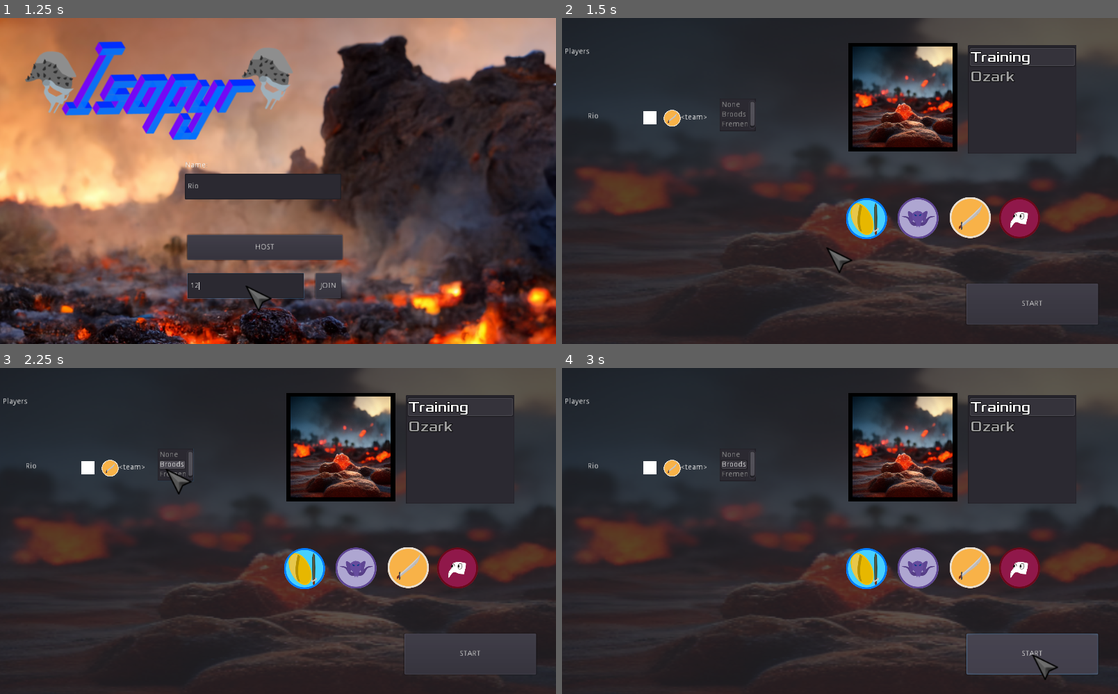
Above: before the commit, frames 1-4 (two rows, left to right).
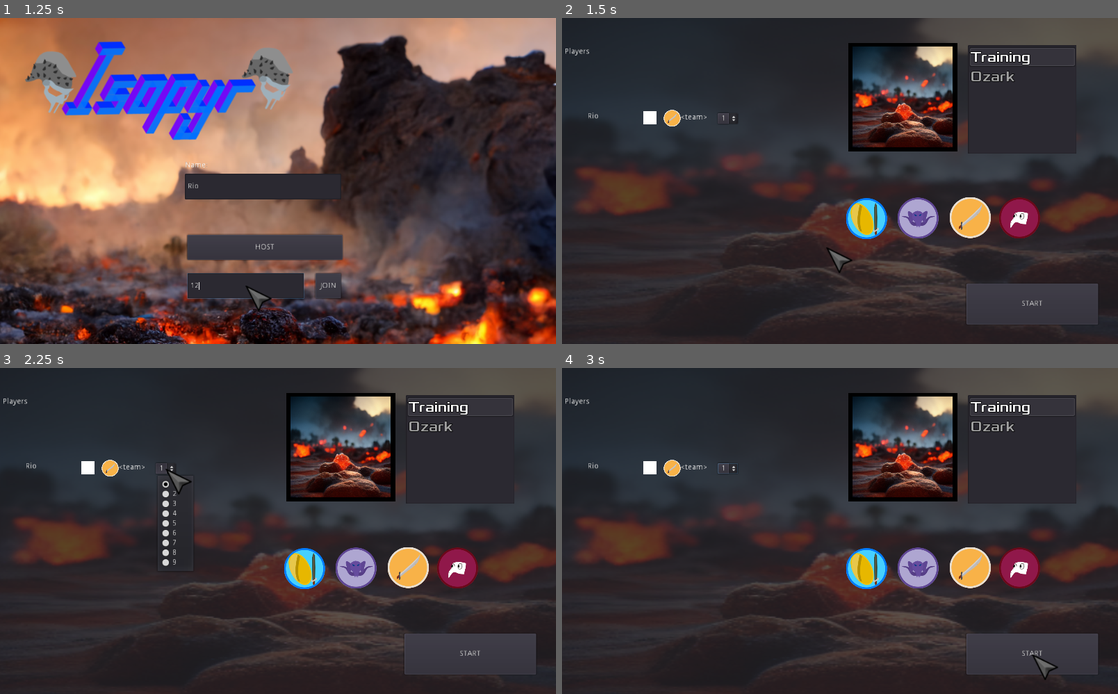
Above: after the commit, the same moments.

Repository: pjheden/isopyr
Game: Godot game, scene res://Start.tscn
The game is run twice, just before and just after one commit, with the same random seed, the same clock (stepped at 60 frames per second) and the same inputs.
Inputs (mouse positions are in pixels of both pictures, inside the frame that each line leads up to):
- Up to frame 1 (1.25 s): click (244, 285) at 0.52 s; type "12" at 0.6 s
- Up to frame 2 (1.5 s): click "HOST" at 1.25 s
- Up to frame 3 (2.25 s): click (166, 469) at 2 s, where only the run after the commit has a clickable "1"
- Up to frame 4 (3 s): click "START" at 2.75 s

Frame 1 is identical in both runs. In frame 2, 0.2% of the frame differs, in the area x 28-35%, y 25-35%; in frame 3, 0.7%, in the area x 28-35%, y 24-61%; in frame 4, 0.3%.
Error before the commit: Assertion failed. (res://autoloads/Network.gd:164)

Commit message:
REF FFA, use 9 teams instead

Diff:
--- a/autoloads/Game.gd
+++ b/autoloads/Game.gd
@@ -60,20 +60,10 @@
 
 func spawn_players(world, spawn_points) -> void:
 	# Get spawns
-	var none_spawns_node = world.get_node("Spawns/0")
-	var brood_spawns_node = world.get_node("Spawns/1")
-	var fremen_spawns_node = world.get_node("Spawns/2")
+	var spawns_node = world.get_node("Spawns")
+
 	for p_id in spawn_points:
-		var spawn_pos
-		if player_info[p_id]["team"] == Global.Team.BROODS:
-			spawn_pos = brood_spawns_node.get_child(spawn_points[p_id]).global_position
-		elif player_info[p_id]["team"] == Global.Team.FREMEN:
-			spawn_pos = fremen_spawns_node.get_child(spawn_points[p_id]).global_position
-			spawn_pos = brood_spawns_node.get_child(spawn_points[p_id]).global_position
-		elif player_info[p_id]["team"] == Global.Team.NONE:
-			spawn_pos = none_spawns_node.get_child(spawn_points[p_id]).global_position
-		else:
-			push_error("invalid spawn setup, player had team %s" % player_info[p_id]["team"])
+		var spawn_pos = spawns_node.get_child(spawn_points[p_id]).global_position
 		var player = character_scene(player_info[p_id]["hero"]).instance()
 		player.set_name(str(p_id))
 		player.set_team(player_info[p_id]["team"])
--- a/autoloads/Global.gd
+++ b/autoloads/Global.gd
@@ -6,7 +6,7 @@
 
 # Enums
 enum Hero {MAXIMUS, BEDUIN, GOOLOCK, PLAGUEDOCTOR}
-enum Team {NONE, BROODS, FREMEN}
+enum Team {NONE, TEAM1, TEAM2, TEAM3, TEAM4, TEAM5, TEAM6, TEAM7, TEAM8, TEAM9}
 
 # Utils methods
 func get_hero_icon(hero: int) -> Texture:
@@ -62,19 +62,11 @@
 	var players = get_node("/root/world/YSort/Players").get_children()
 	var players_on_other_team = []
 
-	if skip_team == Global.Team.NONE:
-		# Get all players except ourself
-		for player in players:
-			if player.is_network_master():
-				continue
+	for player in players:
+		if not "team" in player:
 			players_on_other_team.push_back(player)
-
-	else:
-		for player in players:
-			if not "team" in player:
-				players_on_other_team.push_back(player)
-			elif player.team != skip_team:
-				players_on_other_team.push_back(player)
+		elif player.team != skip_team:
+			players_on_other_team.push_back(player)
 
 	# if there are no players, get closest wall / statue
 	if players_on_other_team.empty():
--- a/autoloads/Network.gd
+++ b/autoloads/Network.gd
@@ -61,12 +61,12 @@
 	var colors = [Color8(0,0,0), Color8(255,255,255), Color8(255,0,0), Color8(0,255,0), Color8(0,0,255)]
 	d["color"] = colors[randi() % colors.size()]
 	d["hero"] = Global.Hero.PLAGUEDOCTOR
-	d["team"] = Global.Team.BROODS
+	d["team"] = Global.Team.TEAM1
 
 	# TMP for easier debugging
 	if get_tree().get_network_unique_id() != 1:
 		d["hero"] = Global.Hero.BEDUIN
-		d["team"] = Global.Team.FREMEN
+		d["team"] = Global.Team.TEAM2
 	return d
 
 func _player_connected(id):
@@ -166,21 +166,17 @@
 	# create dict determining each players spawn point
 	# player_id: spawn point index
 	var spawn_points = {}
-	var spawn_points_broods_index = 0
-	var spawn_points_fremen_index = 0
-	var spawn_points_none_index = 0
+
+	# Create list of indexes for each team
+#	var spawn_points_indexes = []
+#	for team in Global.Team:
+#		spawn_points_indexes.append(0)
+
 	for p in players_info:
-		if players_info[p]["team"] == Global.Team.BROODS:
-			spawn_points[p] = spawn_points_broods_index
-			spawn_points_broods_index += 1
-		elif players_info[p]["team"] == Global.Team.FREMEN:
-			spawn_points[p] = spawn_points_fremen_index
-			spawn_points_fremen_index += 1
-		elif players_info[p]["team"] == Global.Team.NONE:
-			spawn_points[p] = spawn_points_none_index
-			spawn_points_none_index += 1
-		else:
-			push_error("invalid spawn setup, player had team %s" % players_info[p]["team"])
+		var player_team_index = players_info[p]["team"]
+		spawn_points[p] = player_team_index
+		#spawn_points_indexes[player_team_index] += 1
+
 	# Call to pre-start game with the spawn points.
 	# TODO: try rpc instead to broadcst to everyone at once?
 	for p in players_info:
@@ -210,9 +206,6 @@
 ## change_team changes the selected team to {team} for player {p_id}
 remotesync func change_team(p_id: int, team: int) -> void:
 	players_info[p_id]["team"] = team
-	var name = "LobbyPlayer-" + players_info[p_id]["name"]
-	var pu = get_node("/root/Server_browser/Lobby/Players/" + name)
-	pu.set_team(team)
 
 func broadcast_map_change(map_name: String) -> void:
 	print("broadcasting map change %s" % map_name)
--- a/scenes/characters/enemy/SimpleEnemy.gd
+++ b/scenes/characters/enemy/SimpleEnemy.gd
@@ -28,7 +28,7 @@
 	return player_rotation
 
 func _on_Hitbox_mouse_entered():
-	if team != Global.Team.NONE and team == Global.player_master.get_team():
+	if team == Global.player_master.get_team():
 		Mouse.play_friendly(self)
 	else:
 		Mouse.play_danger(self)
--- a/scenes/characters/player/Player.gd
+++ b/scenes/characters/player/Player.gd
@@ -140,7 +140,7 @@
 		rset("puppet_hp", hp)
 
 func _on_Hitbox_mouse_entered():
-	if is_network_master() or (team != Global.Team.NONE and team == Global.player_master.get_team()):
+	if team == Global.player_master.get_team():
 		Mouse.play_friendly(self)
 	else:
 		Mouse.play_danger(self)
@@ -156,11 +156,11 @@
 		var p = area.get_parent()
 		if not p.has_method("get_team"):
 			return
-		if self.team != Global.Team.NONE and self.team == p.get_team():
+		if self.team == p.get_team():
 			return
 		# If the player and area are have same network master we ignore (no self-harm)
-		if get_network_master() == area.get_network_master():
-			return
+#		if get_network_master() == area.get_network_master():
+#			return
 		#hit_by_damager(p.damage)
 		rpc("hit_by_damager", p.damage)
 
--- a/scenes/levels/Ozark.tscn
+++ b/scenes/levels/Ozark.tscn
@@ -84,47 +84,32 @@
 
 [node name="Spawns" type="Node" parent="."]
 
-[node name="0" type="Node" parent="Spawns"]
+[node name="Position2D" type="Position2D" parent="Spawns"]
+position = Vector2( -1202, -678 )
 
-[node name="Position2D" type="Position2D" parent="Spawns/0"]
-position = Vector2( -561, -169 )
+[node name="Position2D2" type="Position2D" parent="Spawns"]
+position = Vector2( 956, 420 )
 
-[node name="Position2D2" type="Position2D" parent="Spawns/0"]
-position = Vector2( -228, -340 )
+[node name="Position2D3" type="Position2D" parent="Spawns"]
+position = Vector2( -402, -36 )
 
-[node name="Position2D3" type="Position2D" parent="Spawns/0"]
-position = Vector2( 139, -170 )
+[node name="Position2D4" type="Position2D" parent="Spawns"]
+position = Vector2( 12, -310 )
 
-[node name="Position2D4" type="Position2D" parent="Spawns/0"]
-position = Vector2( -167, 18 )
+[node name="Position2D5" type="Position2D" parent="Spawns"]
+position = Vector2( -416, -444 )
 
-[node name="1" type="Node" parent="Spawns"]
+[node name="Position2D6" type="Position2D" parent="Spawns"]
+position = Vector2( -2, 118 )
 
-[node name="Position2D" type="Position2D" parent="Spawns/1"]
-position = Vector2( -1327, -591 )
+[node name="Position2D7" type="Position2D" parent="Spawns"]
+position = Vector2( 710, 110 )
 
-[node name="Position2D2" type="Position2D" parent="Spawns/1"]
-position = Vector2( -1232, -638 )
+[node name="Position2D8" type="Position2D" parent="Spawns"]
+position = Vector2( -1050, -434 )
 
-[node name="Position2D3" type="Position2D" parent="Spawns/1"]
-position = Vector2( -1152, -697 )
-
-[node name="Position2D4" type="Position2D" parent="Spawns/1"]
-position = Vector2( -1079, -735 )
-
-[node name="2" type="Node" parent="Spawns"]
-
-[node name="Position2D5" type="Position2D" parent="Spawns/2"]
-position = Vector2( 858, 515 )
-
-[node name="Position2D6" type="Position2D" parent="Spawns/2"]
-position = Vector2( 847, 424 )
-
-[node name="Position2D7" type="Position2D" parent="Spawns/2"]
-position = Vector2( 986, 453 )
-
-[node name="Position2D8" type="Position2D" parent="Spawns/2"]
-position = Vector2( 969, 351 )
+[node name="Position2D9" type="Position2D" parent="Spawns"]
+position = Vector2( -434, -266 )
 
 [node name="Camera2D" type="Camera2D" parent="."]
 current = true
--- a/scenes/levels/Training.tscn
+++ b/scenes/levels/Training.tscn
@@ -109,47 +109,32 @@
 
 [node name="Spawns" type="Node" parent="."]
 
-[node name="0" type="Node" parent="Spawns"]
+[node name="Position2D" type="Position2D" parent="Spawns"]
+position = Vector2( -1326, -650 )
 
-[node name="Position2D" type="Position2D" parent="Spawns/0"]
-position = Vector2( -1389, -625 )
+[node name="Position2D2" type="Position2D" parent="Spawns"]
+position = Vector2( -1206, -620 )
 
-[node name="Position2D2" type="Position2D" parent="Spawns/0"]
-position = Vector2( -1294, -672 )
+[node name="Position2D3" type="Position2D" parent="Spawns"]
+position = Vector2( -1392, -568 )
 
-[node name="Position2D3" type="Position2D" parent="Spawns/0"]
-position = Vector2( -1214, -731 )
+[node name="Position2D4" type="Position2D" parent="Spawns"]
+position = Vector2( -1248, -702 )
 
-[node name="Position2D4" type="Position2D" parent="Spawns/0"]
-position = Vector2( -1141, -769 )
+[node name="Position2D5" type="Position2D" parent="Spawns"]
+position = Vector2( -1174, -578 )
 
-[node name="1" type="Node" parent="Spawns"]
+[node name="Position2D6" type="Position2D" parent="Spawns"]
+position = Vector2( -1280, -478 )
 
-[node name="Position2D" type="Position2D" parent="Spawns/1"]
-position = Vector2( -1327, -591 )
+[node name="Position2D7" type="Position2D" parent="Spawns"]
+position = Vector2( -1190, -518 )
 
-[node name="Position2D2" type="Position2D" parent="Spawns/1"]
-position = Vector2( -1232, -638 )
+[node name="Position2D8" type="Position2D" parent="Spawns"]
+position = Vector2( -1282, -556 )
 
-[node name="Position2D3" type="Position2D" parent="Spawns/1"]
-position = Vector2( -1152, -697 )
-
-[node name="Position2D4" type="Position2D" parent="Spawns/1"]
-position = Vector2( -1079, -735 )
-
-[node name="2" type="Node" parent="Spawns"]
-
-[node name="Position2D5" type="Position2D" parent="Spawns/2"]
-position = Vector2( -1242, -548 )
-
-[node name="Position2D6" type="Position2D" parent="Spawns/2"]
-position = Vector2( -1145, -592 )
-
-[node name="Position2D7" type="Position2D" parent="Spawns/2"]
-position = Vector2( -1026, -691 )
-
-[node name="Position2D8" type="Position2D" parent="Spawns/2"]
-position = Vector2( -1078, -645 )
+[node name="Position2D9" type="Position2D" parent="Spawns"]
+position = Vector2( -1112, -642 )
 
 [node name="Camera2D" type="Camera2D" parent="."]
 current = true
--- a/scenes/objects/buildings/Building.gd
+++ b/scenes/objects/buildings/Building.gd
@@ -63,7 +63,7 @@
 func _on_Hitbox_area_entered(area):
 	if area.is_in_group("Object_damager"):
 		var p = area.get_parent()
-		if self.team != Global.Team.NONE and self.team == p.get_team():
+		if self.team == p.get_team():
 			return
 		damage(area.get_parent().damage)
 
--- a/scenes/ui/LobbyPlayer.gd
+++ b/scenes/ui/LobbyPlayer.gd
@@ -2,35 +2,23 @@
 
 var owner_id: int
 
-var index_team_map: Dictionary = {
-	0: Global.Team.NONE,
-	1: Global.Team.BROODS,
-	2: Global.Team.FREMEN
-}
-var team_index_map: Dictionary = {
-	Global.Team.NONE: 0,
-	Global.Team.BROODS: 1,
-	Global.Team.FREMEN: 2
-}
-
 func _ready() -> void:
 	#$ItemList.select(0)
 	#$Team.text = $ItemList.get_item_text(0)
-	pass
+	_on_team_selected(0)
 
 func update_info(p_id: int, info: Dictionary) -> void:
 	$Name.text = info["name"]
 	$Color.color = info["color"]
 	owner_id = p_id
+	if owner_id == get_network_master():
+		$OptionButton.disabled = false
 
 func set_icon(texture: Texture) -> void:
 	$TextureRect.texture = texture
 
-func set_team(team_index: int) -> void:
-	$ItemList.select(team_index_map[team_index])
-	$Team.text = $ItemList.get_item_text(team_index_map[team_index])
-
-func _on_team_selected(list_index: int) -> void:
-	get_parent().get_parent().get_parent().set_team(owner_id, index_team_map[list_index])
+func _on_team_selected(team_index: int) -> void:
+	var team = $OptionButton.get_item_id(team_index)
+	get_parent().get_parent().get_parent().set_team(owner_id, team)
 	if get_tree().get_network_unique_id() == owner_id:
-		$Team.text = $ItemList.get_item_text(list_index)
+		$Team.text = str(team)
--- a/scenes/ui/LobbyPlayer.tscn
+++ b/scenes/ui/LobbyPlayer.tscn
@@ -8,7 +8,6 @@
 anchor_top = 0.163
 anchor_right = 0.277
 anchor_bottom = 0.232
-margin_left = 2.38419e-06
 margin_top = 0.199997
 margin_right = 0.35199
 margin_bottom = -0.199997
@@ -59,23 +58,15 @@
 rect_pivot_offset = Vector2( -231, -264 )
 text = "<team>"
 valign = 1
-__meta__ = {
-"_edit_use_anchors_": false
-}
 
-[node name="ItemList" type="ItemList" parent="."]
-anchor_top = 1.0
-anchor_bottom = 1.0
-margin_left = 261.0
-margin_top = -53.0
-margin_right = 327.0
-margin_bottom = 7.0
-rect_min_size = Vector2( 40, 60 )
-rect_pivot_offset = Vector2( 37, 39 )
-items = [ "None", null, false, "Broods", null, false, "Fremen", null, false ]
-allow_reselect = true
-__meta__ = {
-"_edit_use_anchors_": false
-}
+[node name="OptionButton" type="OptionButton" parent="."]
+margin_left = 258.0
+margin_top = 8.0
+margin_right = 295.0
+margin_bottom = 28.0
+disabled = true
+text = "1"
+items = [ "1", null, false, 1, null, "2", null, false, 2, null, "3", null, false, 3, null, "4", null, false, 4, null, "5", null, false, 5, null, "6", null, false, 6, null, "7", null, false, 7, null, "8", null, false, 8, null, "9", null, false, 9, null ]
+selected = 0
 
-[connection signal="item_selected" from="ItemList" to="." method="_on_team_selected"]
+[connection signal="item_selected" from="OptionButton" to="." method="_on_team_selected"]
